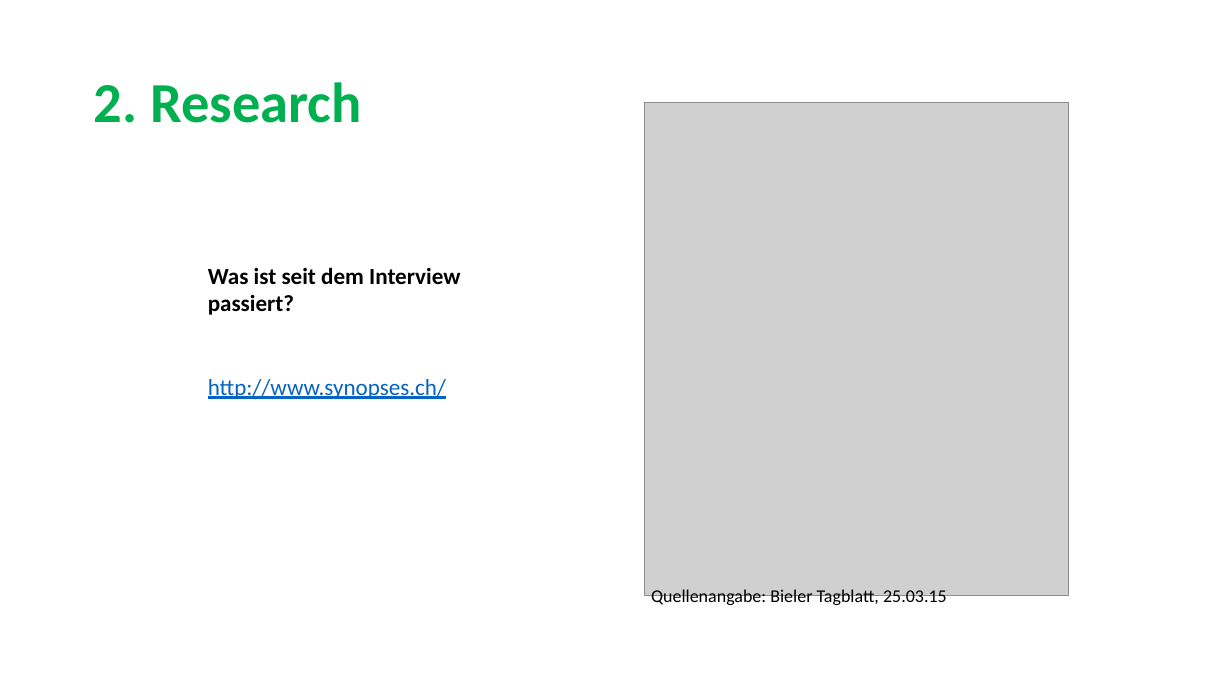
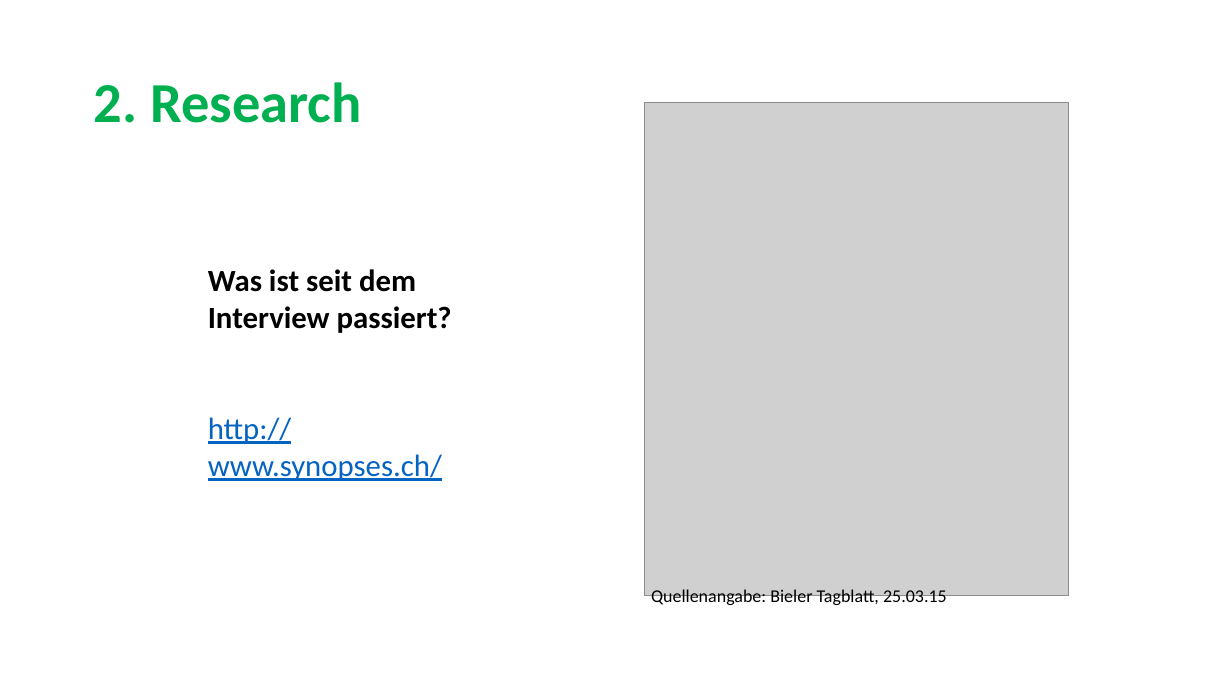
Before and after one commit to sarahmele/ch.bfh.btx8081.w2015.green, a slide deck: slide 7 of doc/task03/Task3.pptx. Drawn at 1232x693 pixels with LibreOffice and Linux fonts; fonts in the diff are those of the drawing; grey boxes stand for pictures. Boxes give left, top, right and bottom in pixels: in the first picture for what was removed or moved away, otherwise in the second. Text is boxed around its words. In the diff, an @@ line names an element or a change of style, - is before the commit and + after.

```diff
--- a/doc/task03/Task3.pptx
+++ b/doc/task03/Task3.pptx
@@ text "Was ist seit dem Interview ..." at bbox=[208, 269, 452, 481]: size 18 to 24 pt @@
```
Also in this commit, not shown: 8 other slides changed.
